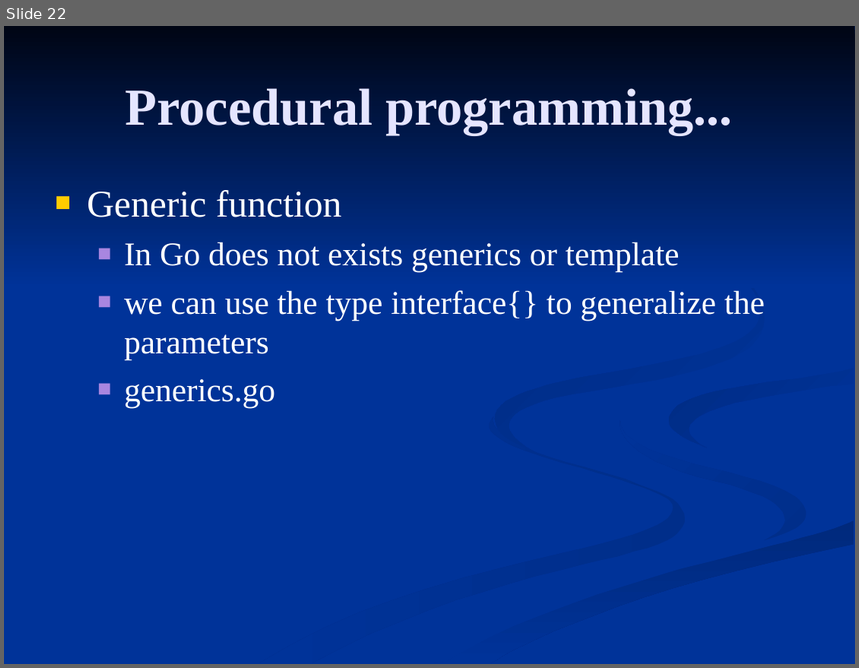
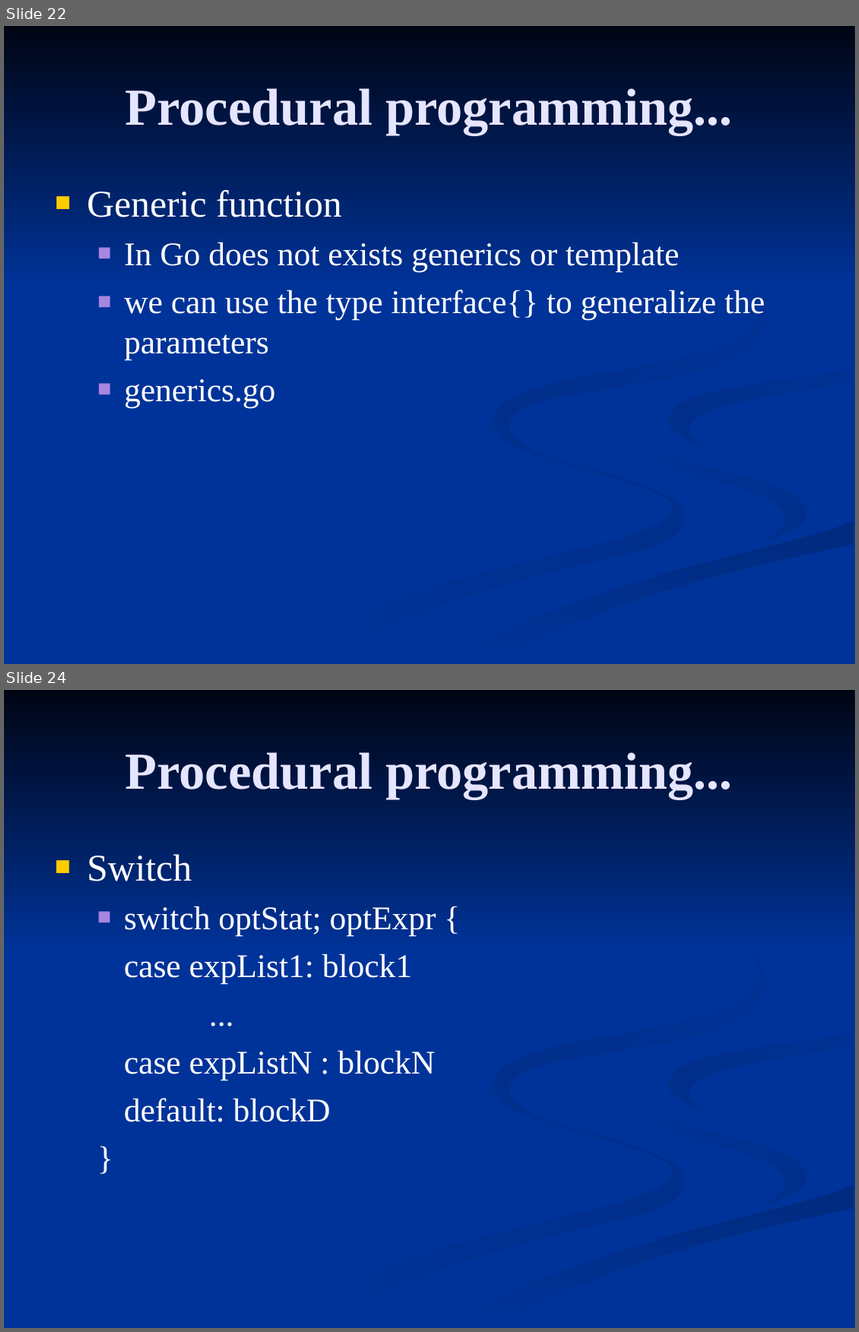
Before and after one commit to FrancoMelandri/GoLang, a slide deck: golang.ppt. Shown one above the other, each under a label of ours: slide 22 before the commit, slides 22 and 24 after it; the slides between them are not shown. The pictures are 859x668 and 859x1332 pixels, drawn with LibreOffice and Linux fonts; fonts in the diff are those of the drawing. Boxes give left, top, right and bottom in pixels: in the first picture for what was removed or moved away, otherwise in the second. Text is boxed around its words. In the diff, an @@ line names an element or a change of style, - is before the commit and + after.

```diff
--- a/golang.ppt
+++ b/golang.ppt
@@ slide 24 added at [4,690,855,1328], background #003399; not listed: 7 template elements that a slide beside it also shows @@
@@ title added at [126,752,733,799], 44 pt, text #E5E5FF, bold @@
+Procedural programming...
@@ text added at [87,854,436,1122], 28 pt, text #FFFFFF @@
+■ Switch
+  ■ switch optStat; optExpr {
+  case expList1: block1
+  ...
+  case expListN : blockN
+  default: blockD
+  }
@@ slide 22 changed as well @@
@@ freeform shape at [495,224,765,452]: fill gradient #003399 to #002B81 to gradient #002B82 to #003399 @@
```
Also in this commit, not shown: 21 other slides changed, 5 other slides added, 3 other files.
